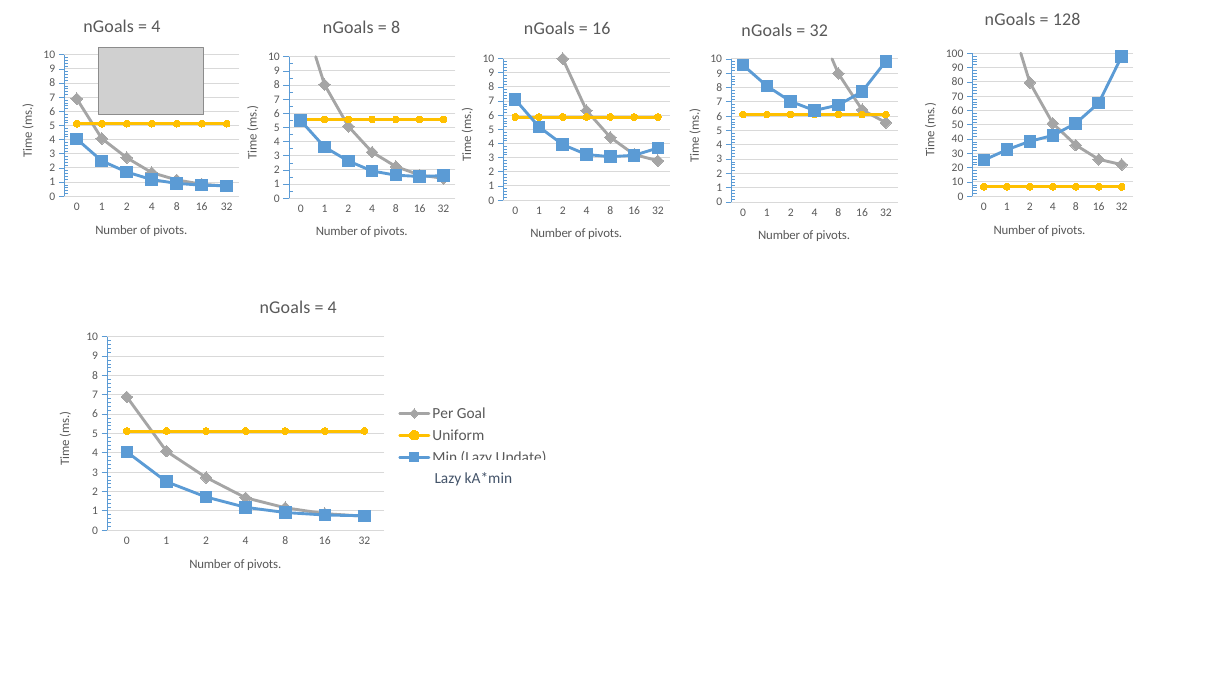
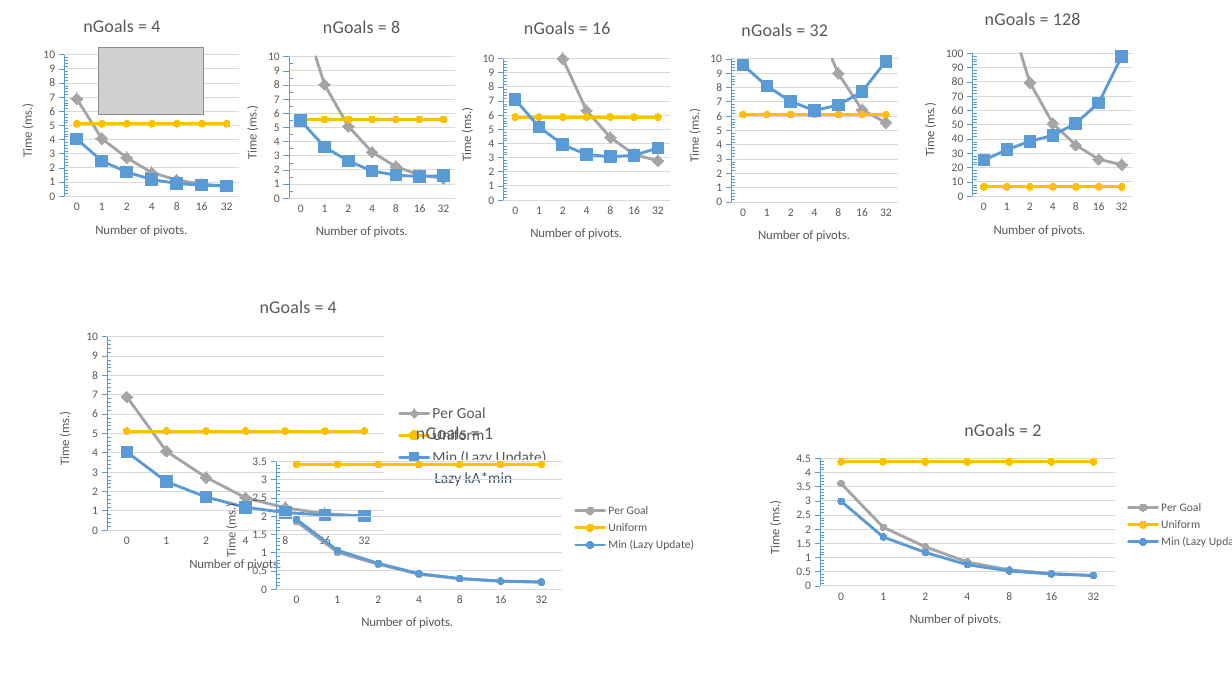
Before and after one commit to ronistern/k-goal, a slide deck: slide 19 of Figures.pptx (slide 17 before the commit). Drawn at 1232x693 pixels with LibreOffice and Linux fonts; fonts in the diff are those of the drawing; grey boxes stand for pictures. Boxes give left, top, right and bottom in pixels: in the first picture for what was removed or moved away, otherwise in the second. Text is boxed around its words. In the diff, an @@ line names an element or a change of style, - is before the commit and + after.

```diff
--- a/Figures.pptx
+++ b/Figures.pptx
@@ line chart added at bbox=[204, 408, 706, 649] @@
+title "nGoals = 1 "
+categories: 0, 1, 2, 4, 8, 16, 32
+Per Goal: 1.9, 1, 0.7, 0.4, 0.3, 0.2, 0.2
+Uniform: 3.4, 3.4, 3.4, 3.4, 3.4, 3.4, 3.4
+Min (Lazy Update): 1.9, 1.1, 0.7, 0.4, 0.3, 0.2, 0.2
@@ line chart added at bbox=[748, 404, 1232, 645] @@
+title "nGoals = 2 "
+categories: 0, 1, 2, 4, 8, 16, 32
+Per Goal: 3.6, 2.1, 1.4, 0.8, 0.6, 0.4, 0.4
+Uniform: 4.4, 4.4, 4.4, 4.4, 4.4, 4.4, 4.4
+Min (Lazy Update): 3, 1.7, 1.2, 0.7, 0.5, 0.4, 0.4
```
Also in this commit, not shown: 3 other slides changed, 3 slides added, 5 other files.
